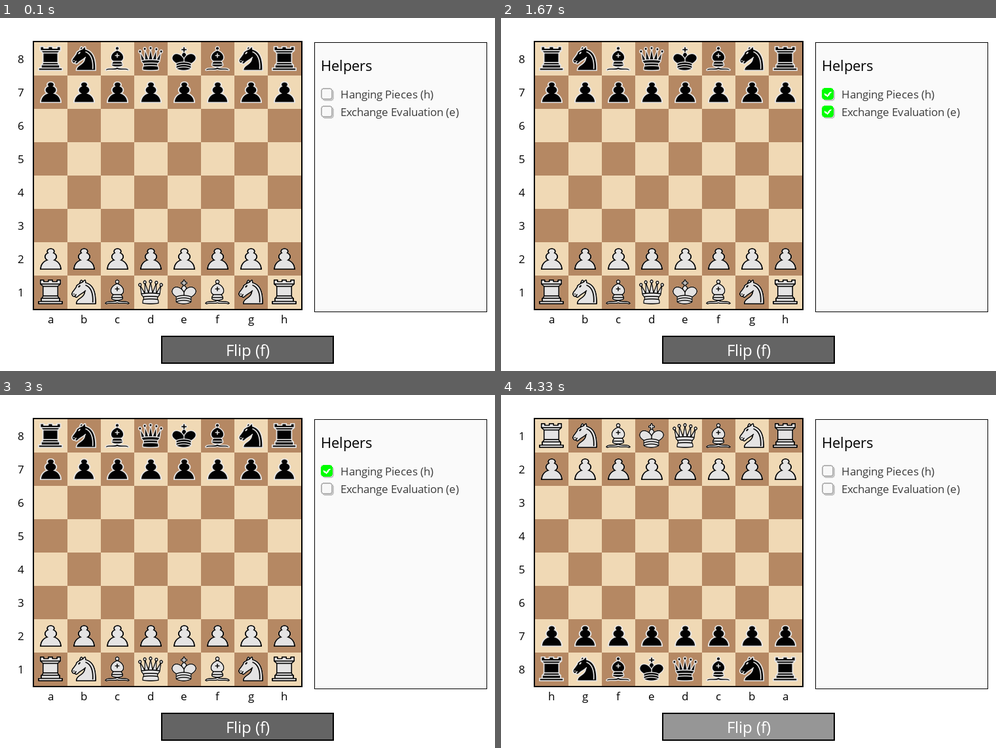
Above: before the commit, frames 1-4 (two rows, left to right).
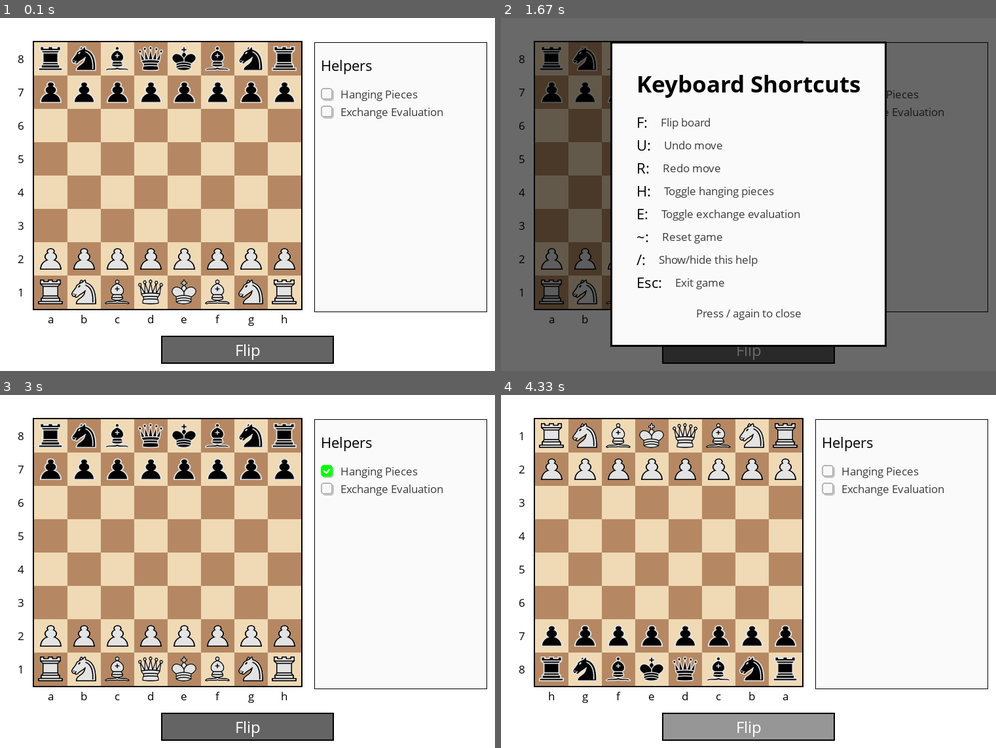
Above: after the commit, the same moments.

Repository: copperfishgh/testy
Game: pygame game, started from main.py
Same seed, same stepped clock (60 frames per second), same inputs: the game is played once before the commit and once after it.
Inputs (mouse positions are in pixels of both pictures, inside the frame that each line leads up to):
- Up to frame 1 (0.1 s): no input
- Up to frame 2 (1.67 s): tap / at 0.33 s; tap E at 0.67 s; press the mouse at (827, 92) at 1.13 s; move the mouse to (788, 81) at 1.23 s; release the mouse at (753, 67) at 1.37 s
- Up to frame 3 (3 s): tap / at 1.7 s; move the mouse to (326, 486) at 2.3 s; press the mouse at (326, 486) at 2.33 s; move the mouse to (297, 522) at 2.43 s; release the mouse at (267, 557) at 2.57 s
- Up to frame 4 (4.33 s): click (629, 635) at 3.23 s; press the mouse at (827, 469) at 3.6 s; move the mouse to (708, 465) at 3.7 s; release the mouse at (585, 462) at 3.83 s; press the mouse at (748, 726) at 4.3 s

The runs differ from the first frame. In frame 1, 0.2% of the frame differs, in the area x 45-93%, y 20-97%; in frame 2, 81%, in the area x 0-100%, y 0-100%; in frame 3, 0.2%; in frame 4, 0.2%.

Commit message:
Implement dynamic keyboard shortcuts help panel
Added comprehensive help system with precise dynamic sizing:

- Removed shortcut hints from UI elements (Flip button, help options)
- Added slash (/) key to toggle help panel overlay
- Created dynamically-sized help panel that calculates exact dimensions from text content
- Help panel shows all shortcuts: F, U, R, H, E, ~, /, Esc
- Enhanced UX: Esc closes help panel or exits game
- Professional semi-transparent overlay with precise text positioning

Replaced arbitrary percentage-based sizing with pixel-perfect calculations based on actual font metrics and text dimensions.

🤖 Generated with [Claude Code](https://claude.ai/code)

Co-Authored-By: Claude <noreply@anthropic.com>

Diff:
--- a/display.py
+++ b/display.py
@@ -70,8 +70,8 @@
         # Help options - load from settings file if available
         self.settings_file = ".testy"
         self.help_options = [
-            {"name": "Hanging Pieces (h)", "key": "hanging_pieces", "enabled": False},
-            {"name": "Exchange Evaluation (e)", "key": "exchange_evaluation", "enabled": False}
+            {"name": "Hanging Pieces", "key": "hanging_pieces", "enabled": False},
+            {"name": "Exchange Evaluation", "key": "exchange_evaluation", "enabled": False}
         ]
         self._load_settings()
 
@@ -633,6 +633,98 @@
 
         # Draw main red text
         screen.blit(rotated_surface, rotated_rect)
+
+    def draw_keyboard_shortcuts_panel(self, screen) -> None:
+        """Draw a centered panel showing all keyboard shortcuts with dynamic sizing"""
+        # Define shortcuts
+        shortcuts = [
+            ("F", "Flip board"),
+            ("U", "Undo move"),
+            ("R", "Redo move"),
+            ("H", "Toggle hanging pieces"),
+            ("E", "Toggle exchange evaluation"),
+            ("~", "Reset game"),
+            ("/", "Show/hide this help"),
+            ("Esc", "Exit game")
+        ]
+
+        # Calculate text dimensions
+        title_text = "Keyboard Shortcuts"
+        title_surface = self.font_large.render(title_text, True, Colors.BLACK_TEXT)
+        title_width, title_height = title_surface.get_size()
+
+        instruction_text = "Press / again to close"
+        instruction_surface = self.font_small.render(instruction_text, True, Colors.LABEL_TEXT_COLOR)
+        instruction_width, instruction_height = instruction_surface.get_size()
+
+        # Calculate maximum width needed for shortcuts
+        max_shortcut_width = 0
+        shortcut_heights = []
+        for key, description in shortcuts:
+            key_surface = self.font_medium.render(f"{key}:", True, Colors.RGB_BLACK)
+            desc_surface = self.font_small.render(description, True, Colors.LABEL_TEXT_COLOR)
+
+            # Calculate combined width (key + gap + description)
+            combined_width = key_surface.get_width() + 20 + desc_surface.get_width()  # 20px gap
+            max_shortcut_width = max(max_shortcut_width, combined_width)
+
+            # Use the taller of the two fonts for line height
+            line_height = max(key_surface.get_height(), desc_surface.get_height())
+            shortcut_heights.append(line_height)
+
+        # Calculate panel dimensions with padding
+        padding = 40
+        internal_padding = 20
+
+        panel_content_width = max(title_width, max_shortcut_width, instruction_width)
+        panel_width = panel_content_width + 2 * padding
+
+        # Calculate height: title + gap + shortcuts + gap + instruction + padding
+        shortcuts_total_height = sum(shortcut_heights) + (len(shortcuts) - 1) * 5  # 5px between lines
+        panel_height = title_height + internal_padding + shortcuts_total_height + internal_padding + instruction_height + 2 * padding
+
+        # Center the panel
+        panel_x = (self.window_width - panel_width) // 2
+        panel_y = (self.window_height - panel_height) // 2
+
+        # Create semi-transparent background overlay
+        overlay = pygame.Surface((self.window_width, self.window_height), pygame.SRCALPHA)
+        overlay.fill((0, 0, 0, 150))  # Semi-transparent black
+        screen.blit(overlay, (0, 0))
+
+        # Draw panel background
+        panel_rect = pygame.Rect(panel_x, panel_y, panel_width, panel_height)
+        pygame.draw.rect(screen, Colors.HELP_PANEL_BACKGROUND, panel_rect)
+        pygame.draw.rect(screen, Colors.RGB_BLACK, panel_rect, 3)  # Thicker border
+
+        # Draw title (centered)
+        title_rect = title_surface.get_rect(center=(panel_x + panel_width // 2, panel_y + padding + title_height // 2))
+        screen.blit(title_surface, title_rect)
+
+        # Draw shortcuts
+        current_y = panel_y + padding + title_height + internal_padding
+
+        for i, (key, description) in enumerate(shortcuts):
+            # Render text
+            key_surface = self.font_medium.render(f"{key}:", True, Colors.RGB_BLACK)
+            desc_surface = self.font_small.render(description, True, Colors.LABEL_TEXT_COLOR)
+
+            # Position key text
+            key_x = panel_x + padding
+            key_y = current_y
+            screen.blit(key_surface, (key_x, key_y))
+
+            # Position description text (aligned to baseline of key text)
+            desc_x = key_x + key_surface.get_width() + 20  # 20px gap
+            desc_y = key_y + (key_surface.get_height() - desc_surface.get_height()) // 2  # Center vertically
+            screen.blit(desc_surface, (desc_x, desc_y))
+
+            # Move to next line
+            current_y += shortcut_heights[i] + 5  # 5px spacing between lines
+
+        # Draw instructions at bottom (centered)
+        instruction_rect = instruction_surface.get_rect(center=(panel_x + panel_width // 2, panel_y + panel_height - padding - instruction_height // 2))
+        screen.blit(instruction_surface, instruction_rect)
 
     def show_promotion_dialog(self, screen, color: Color) -> PieceType:
         """Show promotion dialog and return selected piece type"""
--- a/main.py
+++ b/main.py
@@ -65,6 +65,9 @@
 last_hover_was_legal = False  # Was the last hovered square a legal move?
 last_button_hover = False  # Track flip button hover state
 
+# Help panel state
+show_help_panel = False
+
 
 # Main game loop
 is_running = True
@@ -77,7 +80,11 @@
             is_running = False
         elif event.type == pygame.KEYDOWN:
             if event.key == pygame.K_ESCAPE:
-                is_running = False
+                if show_help_panel:
+                    show_help_panel = False
+                    needs_redraw = True
+                else:
+                    is_running = False
             elif event.key == pygame.K_f:  # F key to flip board
                 is_board_flipped = not is_board_flipped
                 needs_redraw = True
@@ -110,6 +117,9 @@
                 needs_redraw = True
             elif event.key == pygame.K_e:  # E key to toggle exchange evaluation
                 display.toggle_help_option("exchange_evaluation")
+                needs_redraw = True
+            elif event.key == pygame.K_SLASH:  # Slash (/) key to show help
+                show_help_panel = not show_help_panel
                 needs_redraw = True
             elif event.key == pygame.K_BACKQUOTE:  # Tilde key (~) to reset game
                 board_state.reset_to_initial_position()
@@ -305,11 +315,15 @@
         pygame.draw.rect(screen, Colors.RGB_BLACK, flip_button_rect, 2)  # Border
 
         # Draw button text
-        button_text = "Flip (f)"
+        button_text = "Flip"
         text_surface = font.render(button_text, True, Colors.BUTTON_TEXT_COLOR)
         text_rect = text_surface.get_rect(center=flip_button_rect.center)
         screen.blit(text_surface, text_rect)
 
+        # Draw help panel if requested
+        if show_help_panel:
+            display.draw_keyboard_shortcuts_panel(screen)
+
         # Update the display
         pygame.display.flip()
         needs_redraw = False
